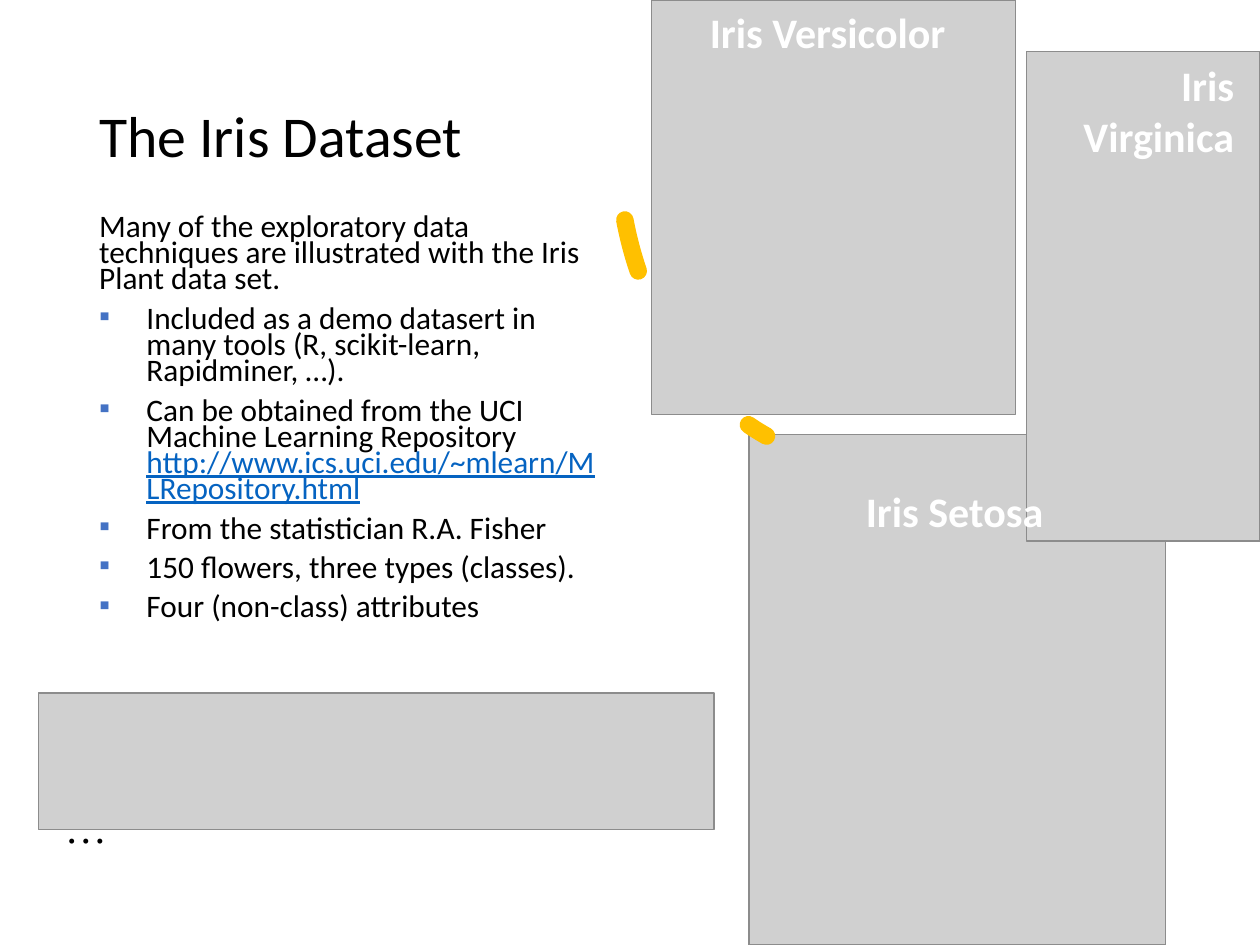
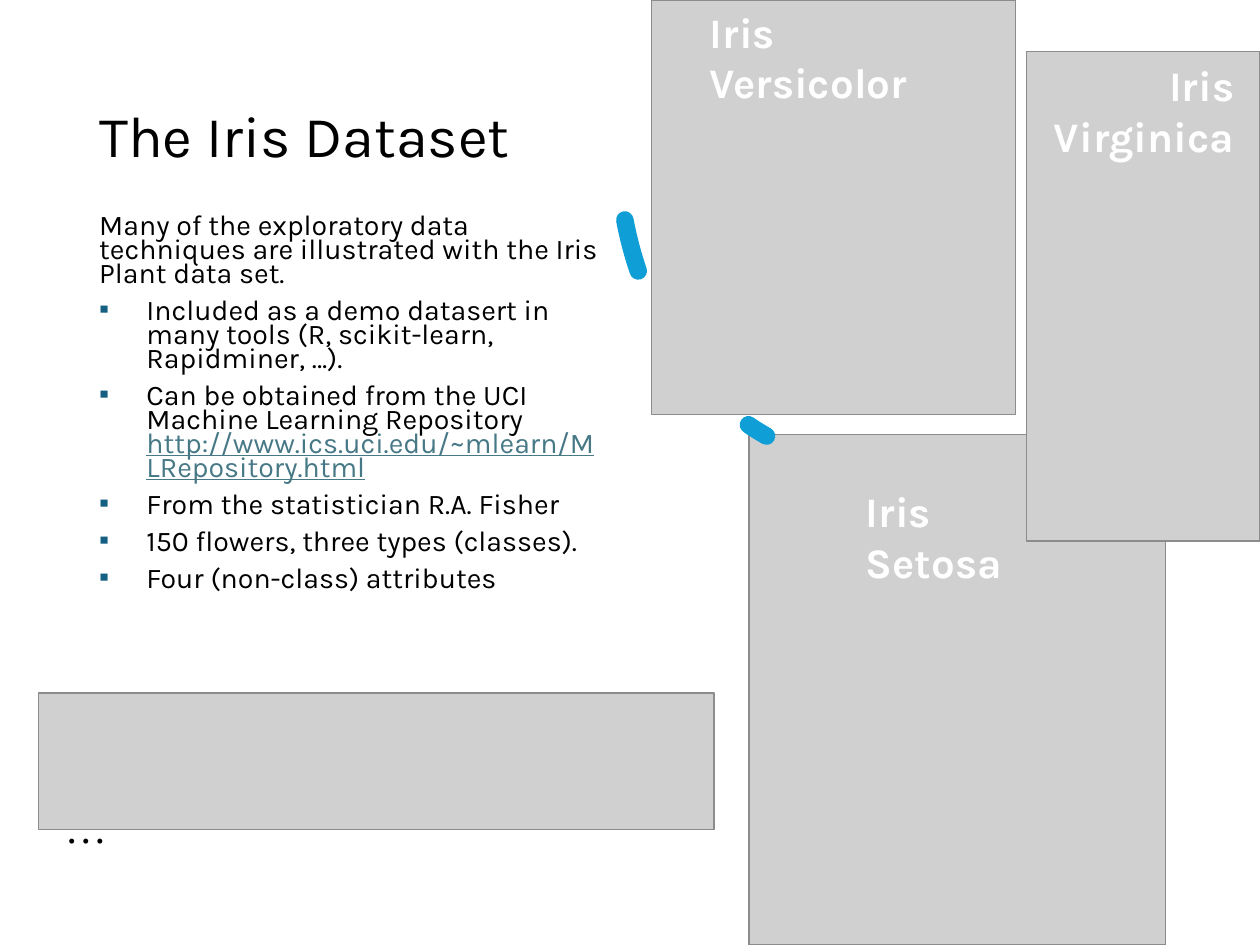
Before and after one commit to mhahsler/Introduction_to_Data_Mining_R_Examples, a slide deck: slide 22 of slides/chap2_exploration.pptx. Drawn at 1260x945 pixels with LibreOffice and Linux fonts; fonts in the diff are those of the drawing; grey boxes stand for pictures. Boxes give left, top, right and bottom in pixels: in the first picture for what was removed or moved away, otherwise in the second. Text is boxed around its words. In the diff, an @@ line names an element or a change of style, - is before the commit and + after.

```diff
--- a/slides/chap2_exploration.pptx
+++ b/slides/chap2_exploration.pptx
@@ arc (boxed as its full ellipse) at (x1=573, y1=0, x2=1092, y2=497): outline #FFC000 10 pt dashed to #0F9ED5 10 pt dashed @@
@@ font Calibri to Karla in 4 elements at (x1=99, y1=117, x2=509, y2=158), (x1=866, y1=498, x2=1002, y2=578), (x1=710, y1=19, x2=907, y2=98), (x1=1054, y1=72, x2=1234, y2=162) @@
@@ text "Many of the exploratory data ..." at (x1=99, y1=215, x2=598, y2=591): size 17.9 to 16.3 pt, font Calibri to Karla; text colour #0563C1 to #467886 in "http://www.ics.uci.edu/~mlearn/MLRepository.html"; bullet colour #4472C4 to #156082 @@
```
Also in this commit, not shown: 35 other slides changed, 1 other file.
